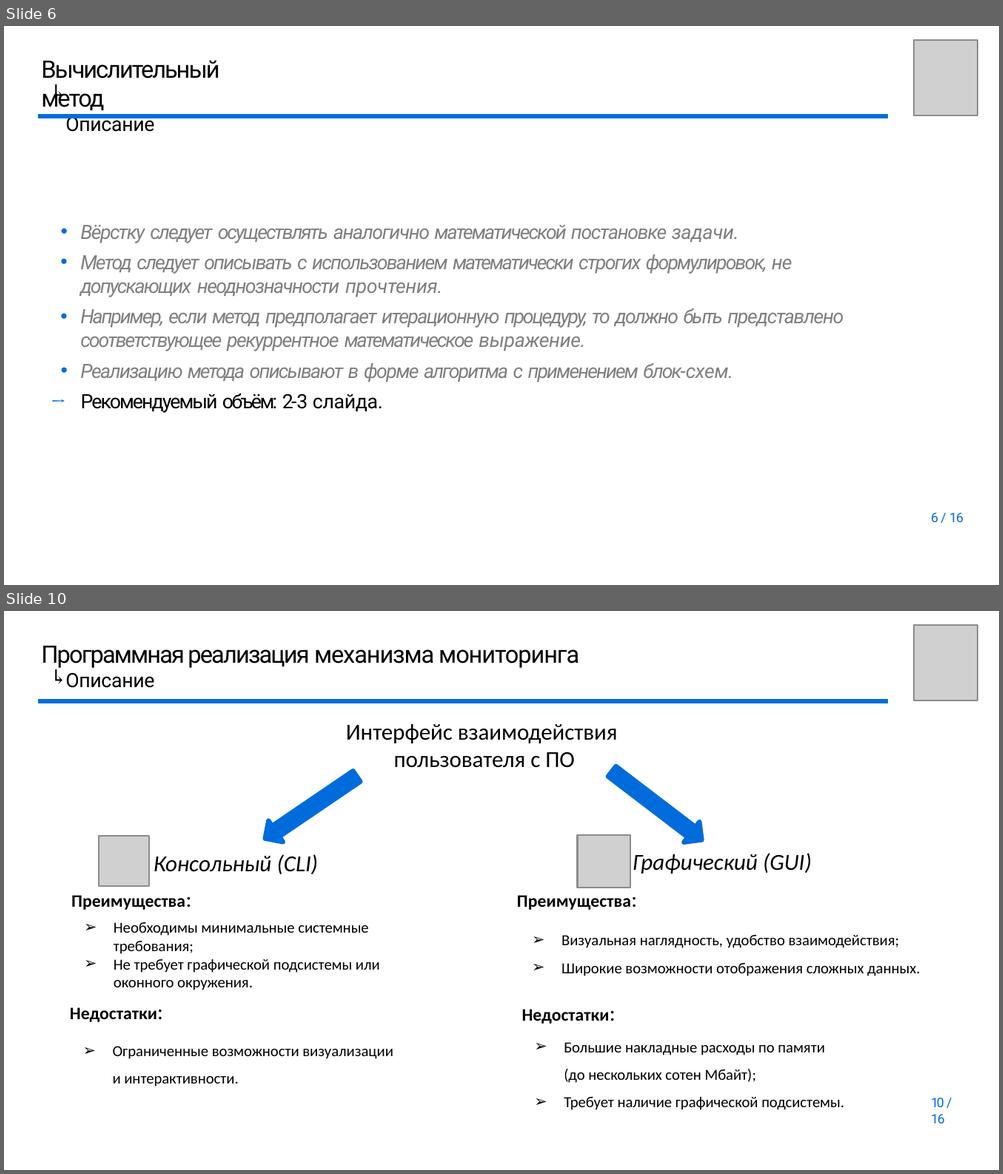
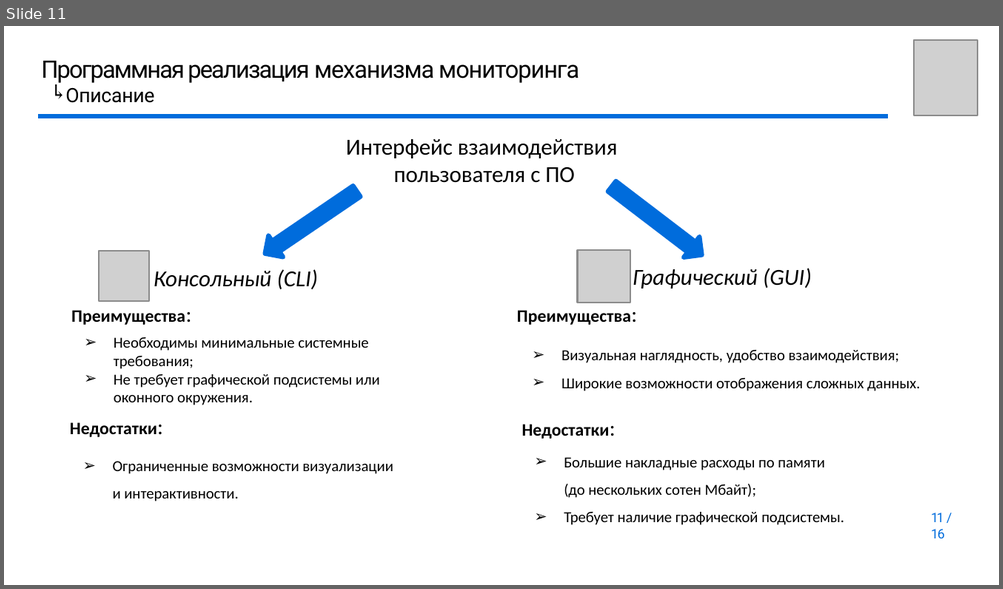
Before and after one commit to youngB0rrov/bmstu_doc, a slide deck: Master/Diploma/presentation/Презентация.pptx. Shown one above the other, each under a label of ours: slides 6 and 10 before the commit, slide 11 after it; the slides between them are not shown. The pictures are 1003x1174 and 1003x589 pixels, drawn with LibreOffice and Linux fonts; fonts in the diff are those of the drawing; grey boxes stand for pictures; background and template pictures are left out. Boxes give left, top, right and bottom in pixels: in the first picture for what was removed or moved away, otherwise in the second. Text is boxed around its words. In the diff, an @@ line names an element or a change of style, - is before the commit and + after.

```diff
--- a/Master/Diploma/presentation/Презентация.pptx
+++ b/Master/Diploma/presentation/Презентация.pptx
@@ slide 6 removed at (4, 26, 999, 585), background #FFFFFF @@
@@ picture removed at (913, 40, 976, 116) @@
@@ title removed at (41, 60, 219, 132) @@
-Вычислительный метод
-Описание
@@ text removed at (45, 82, 67, 100) @@
-↰
@@ freeform shape removed at (39, 116, 887, 116) @@
@@ text removed at (80, 225, 843, 413) @@
-• Вёрстку следует осуществлять аналогично математической постановке задачи.
-• Метод следует описывать с использованием математически строгих формулировок, не допускающих неоднозначности прочтения.
-• Например, если метод предполагает итерационную процедуру, то должно быть представлено соответствующее рекуррентное математическое выражение.
-• Реализацию метода описывают в форме алгоритма с применением блок-схем.
-→ Рекомендуемый объём: 2-3 cлайда.
@@ page number removed at (930, 513, 963, 523) @@
-6 / 16
@@ what was slide 10 is now slide 11 @@
@@ page number at (930, 513, 945, 539): text changed @@
-10 / 16
+11 / 16
```
Also in this commit, not shown: 5 slides changed, 5 slides added, 3 other slides removed, 4 other files.
